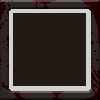
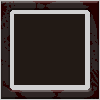
Two versions of the same layered image (100×100). Layer-by-layer changes:
painted on "blood" over 0, 0, 100, 100
painted on "v2" over 0, 0, 100, 100
painted on "border" over 6, 6, 93, 93
renamed "Background" to "Layer 0", painted on it over 0, 0, 100, 100
